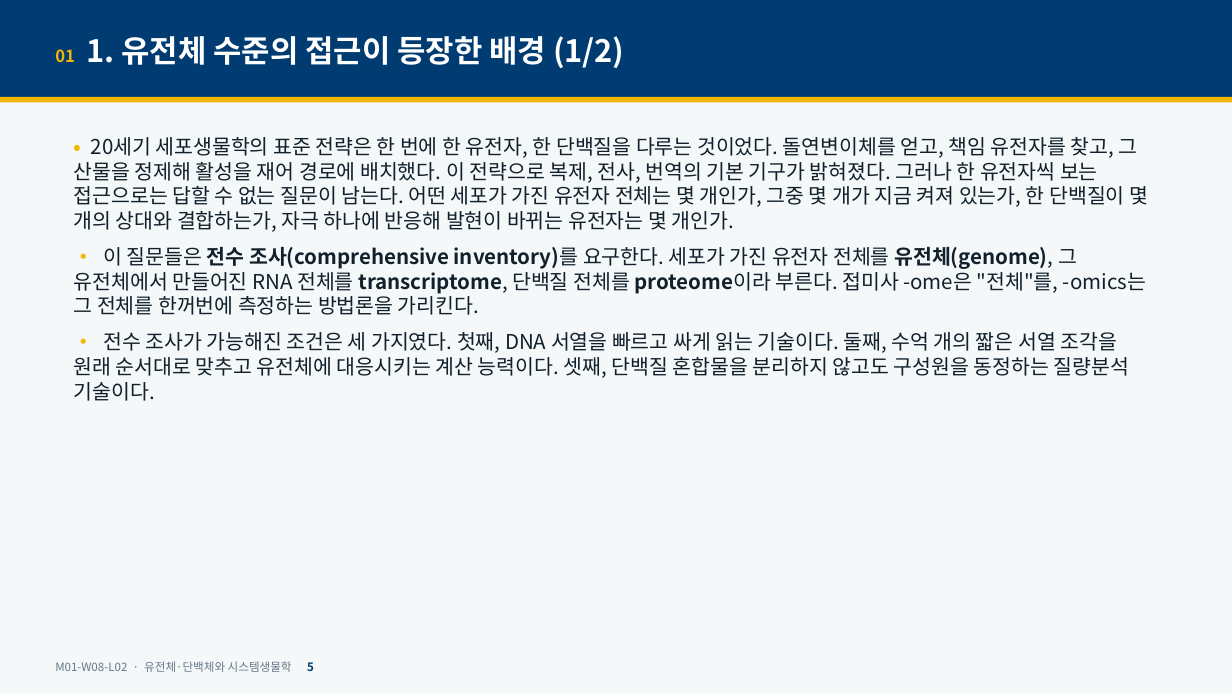
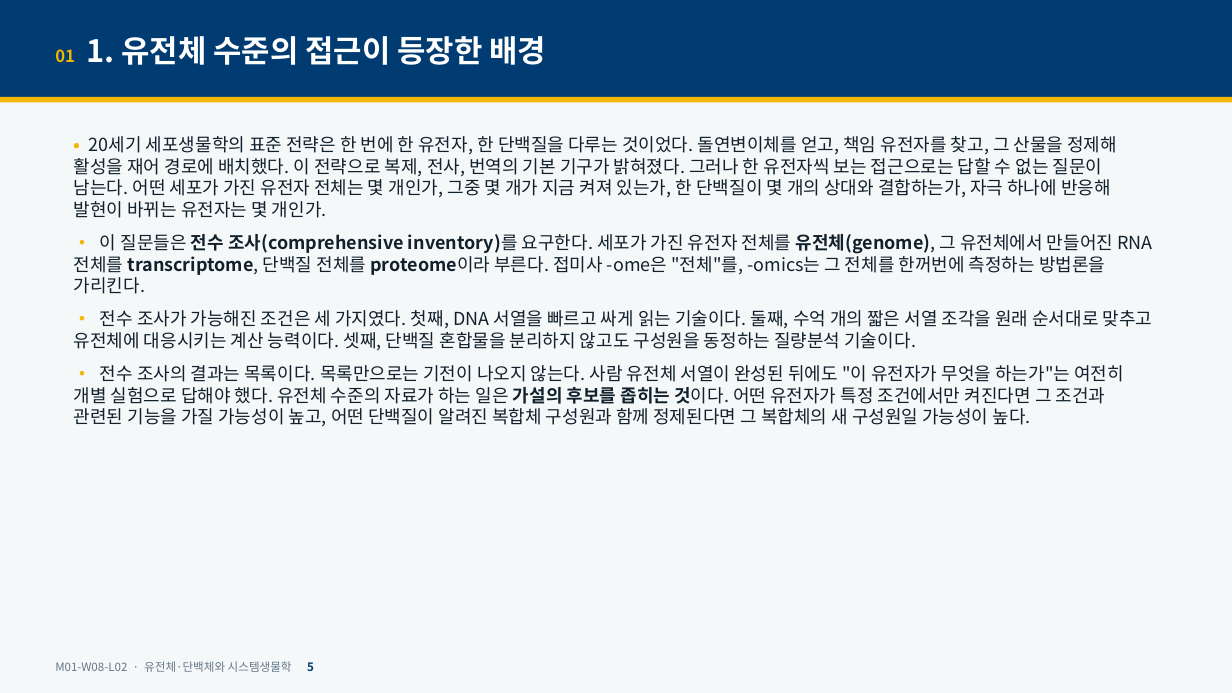
Before and after one commit to hoperiasd2/hoperiasd2.github.io, a slide deck: slide 5 of curriculum/M01/W08/L02/slides.pptx. Drawn at 1232x693 pixels with LibreOffice and Linux fonts; fonts in the diff are those of the drawing. Boxes give left, top, right and bottom in pixels: in the first picture for what was removed or moved away, otherwise in the second. Text is boxed around its words. In the diff, an @@ line names an element or a change of style, - is before the commit and + after.

```diff
--- a/curriculum/M01/W08/L02/slides.pptx
+++ b/curriculum/M01/W08/L02/slides.pptx
@@ text at (x1=55, y1=36, x2=547, y2=65): text changed @@
-01 1. 유전체 수준의 접근이 등장한 배경 (1/2)
+01 1. 유전체 수준의 접근이 등장한 배경
@@ text at (x1=74, y1=136, x2=1153, y2=351): size 16 to 14 pt in "• 20세기 세포생물학의 표준 전략은 한 번에 ...", "• 이 질문들은 전수 조사(comprehensive inventory)를 요구한다. ...", "• 전수 조사가 가능해진 조건은 세 가지였다. ..." @@
@@ text at (x1=74, y1=365, x2=1124, y2=427): paragraph added @@
+• 전수 조사의 결과는 목록이다. 목록만으로는 기전이 나오지 않는다. 사람 유전체 서열이 완성된 뒤에도 "이 유전자가 무엇을 하는가"는 여전히 개별 실험으로 답해야 했다. 유전체 수준의 자료가 하는 일은 가설의 후보를 좁히는 것이다. 어떤 유전자가 특정 조건에서만 켜진다면 그 조건과 관련된 기능을 가질 가능성이 높고, 어떤 단백질이 알려진 복합체 구성원과 함께 정제된다면 그 복합체의 새 구성원일 가능성이 높다.
```
Also in this commit, not shown: 41 other slides changed, 15 slides added, 5 other files.
